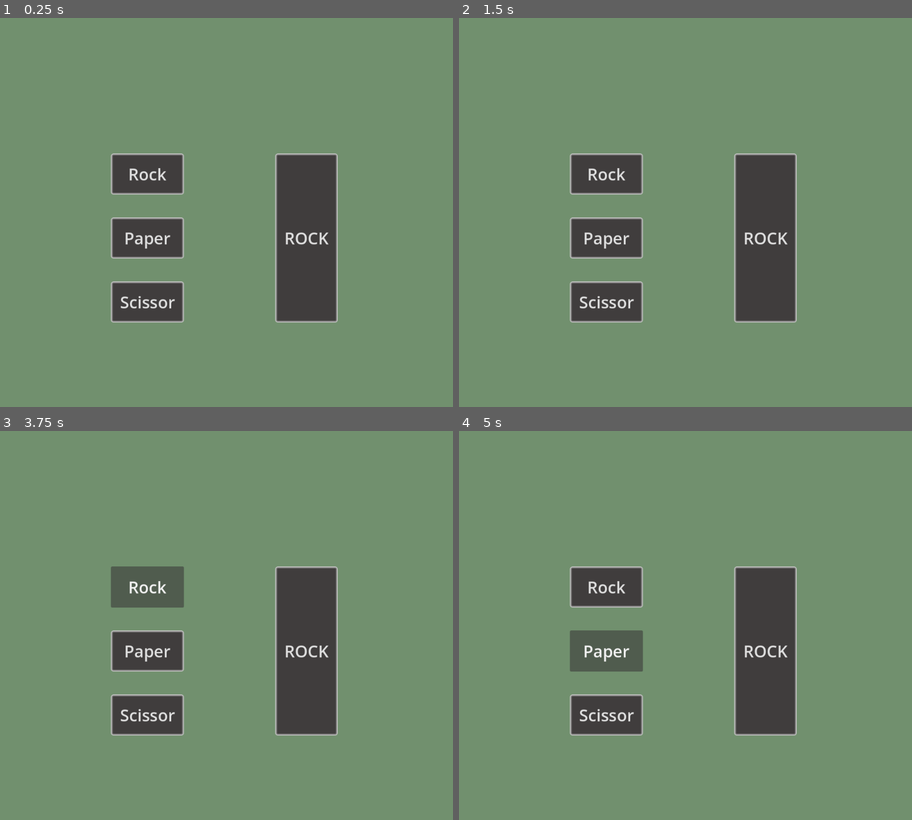
Above: before the commit, frames 1-4 (two rows, left to right).
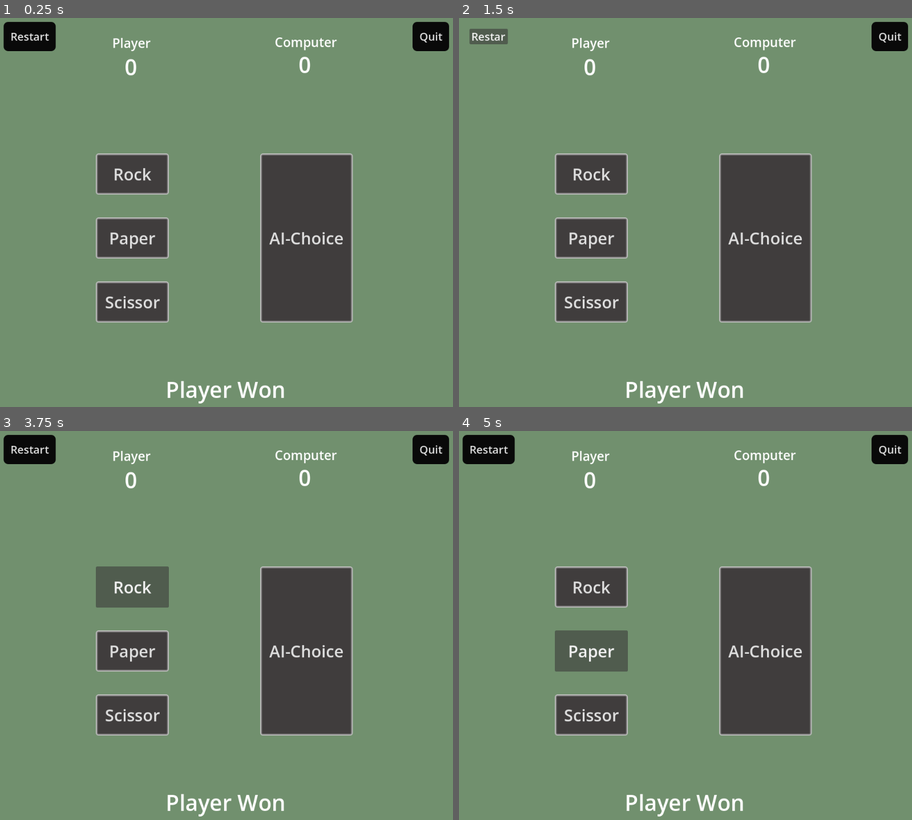
Above: after the commit, the same moments.

Repository: ankit-suman-07/GODOT_RockPaperScissor
Game: Godot game, scene res://scenes/start_game.tscn
Same seed, same stepped clock (60 frames per second), same inputs: the game is played once before the commit and once after it. The project has no main scene, so this scene is started directly.
Inputs (mouse positions are in pixels of both pictures, inside the frame that each line leads up to):
- Up to frame 1 (0.25 s): no input
- Up to frame 2 (1.5 s): click "ROCK" (after the commit: "AI-Choice") at 0.5 s; click (490, 37) at 1.25 s, where only the run after the commit has a clickable "Restart"
- Up to frame 3 (3.75 s): click (31, 450) at 2 s, where only the run after the commit has a clickable "Restart"; click (31, 450) at 2.75 s, where only the run after the commit has a clickable "Restart"; click "Rock" at 3.5 s
- Up to frame 4 (5 s): click "Paper" at 4.25 s

The runs differ from the first frame. In frame 1, 8.6% of the frame differs, in the area x 0-100%, y 1-100%; in frame 2, 8.1%; in frame 3, 8.5%; in frame 4, 8.6%.

Commit message:
Initial UI setup

Diff:
--- a/scenes/start_game.tscn
+++ b/scenes/start_game.tscn
@@ -1,6 +1,17 @@
 [gd_scene format=3 uid="uid://c5tbn804captn"]
 
 [ext_resource type="StyleBox" uid="uid://cr4g42uug7h5g" path="res://styles/new_style_box_flat.tres" id="1_c75kr"]
+
+[sub_resource type="StyleBoxFlat" id="StyleBoxFlat_c75kr"]
+bg_color = Color(0.0361009, 0.036100917, 0.036100868, 1)
+corner_radius_top_left = 10
+corner_radius_top_right = 10
+corner_radius_bottom_right = 10
+corner_radius_bottom_left = 10
+expand_margin_left = 15.0
+expand_margin_top = 15.0
+expand_margin_right = 15.0
+expand_margin_bottom = 15.0
 
 [node name="StartGame" type="Node2D" unique_id=783476528]
 
@@ -22,18 +33,21 @@
 
 [node name="Rock" type="Button" parent="CenterContainer/HBoxContainer/VBoxContainer" unique_id=933670394]
 layout_mode = 2
+size_flags_vertical = 2
 theme_override_font_sizes/font_size = 36
 theme_override_styles/normal = ExtResource("1_c75kr")
 text = "Rock"
 
 [node name="Paper" type="Button" parent="CenterContainer/HBoxContainer/VBoxContainer" unique_id=469238090]
 layout_mode = 2
+size_flags_vertical = 2
 theme_override_font_sizes/font_size = 36
 theme_override_styles/normal = ExtResource("1_c75kr")
 text = "Paper"
 
 [node name="Scissor" type="Button" parent="CenterContainer/HBoxContainer/VBoxContainer" unique_id=1607336106]
 layout_mode = 2
+size_flags_vertical = 2
 theme_override_font_sizes/font_size = 36
 theme_override_styles/normal = ExtResource("1_c75kr")
 text = "Scissor"
@@ -48,4 +62,81 @@
 size_flags_vertical = 3
 theme_override_font_sizes/font_size = 36
 theme_override_styles/normal = ExtResource("1_c75kr")
-text = "ROCK"
+text = "AI-Choice"
+
+[node name="Winner Label" type="Label" parent="." unique_id=33982888]
+offset_top = 784.0
+offset_right = 1000.0
+offset_bottom = 947.0
+size_flags_horizontal = 4
+theme_override_font_sizes/font_size = 48
+text = "Player Won
+"
+horizontal_alignment = 1
+vertical_alignment = 1
+
+[node name="PlayerScore" type="Label" parent="." unique_id=295157783]
+offset_left = 208.0
+offset_top = 53.0
+offset_right = 380.0
+offset_bottom = 92.0
+theme_override_font_sizes/font_size = 28
+text = "Player"
+horizontal_alignment = 1
+vertical_alignment = 1
+
+[node name="ComputerScore" type="Label" parent="." unique_id=220540522]
+offset_left = 576.0
+offset_top = 51.0
+offset_right = 774.0
+offset_bottom = 90.0
+theme_override_font_sizes/font_size = 28
+text = "Computer"
+horizontal_alignment = 1
+vertical_alignment = 1
+
+[node name="PlayerScoreValue" type="RichTextLabel" parent="." unique_id=189631479]
+offset_left = 212.0
+offset_top = 80.0
+offset_right = 372.0
+offset_bottom = 170.0
+theme_override_font_sizes/normal_font_size = 48
+theme_override_font_sizes/bold_font_size = 48
+theme_override_font_sizes/bold_italics_font_size = 48
+theme_override_font_sizes/italics_font_size = 48
+theme_override_font_sizes/mono_font_size = 48
+text = "0"
+horizontal_alignment = 1
+vertical_alignment = 1
+
+[node name="ComputerScoreValue" type="RichTextLabel" parent="." unique_id=1776929459]
+offset_left = 576.0
+offset_top = 75.0
+offset_right = 769.0
+offset_bottom = 165.0
+theme_override_font_sizes/normal_font_size = 48
+theme_override_font_sizes/bold_font_size = 48
+theme_override_font_sizes/bold_italics_font_size = 48
+theme_override_font_sizes/italics_font_size = 48
+theme_override_font_sizes/mono_font_size = 48
+text = "0"
+horizontal_alignment = 1
+vertical_alignment = 1
+
+[node name="ExitBtn" type="Button" parent="." unique_id=2122306352]
+offset_left = 924.0
+offset_top = 41.0
+offset_right = 974.0
+offset_bottom = 75.0
+theme_override_font_sizes/font_size = 24
+theme_override_styles/normal = SubResource("StyleBoxFlat_c75kr")
+text = "Quit"
+
+[node name="RestartBtn" type="Button" parent="." unique_id=1561173497]
+offset_left = 28.0
+offset_top = 41.0
+offset_right = 78.0
+offset_bottom = 75.0
+theme_override_font_sizes/font_size = 24
+theme_override_styles/normal = SubResource("StyleBoxFlat_c75kr")
+text = "Restart"
